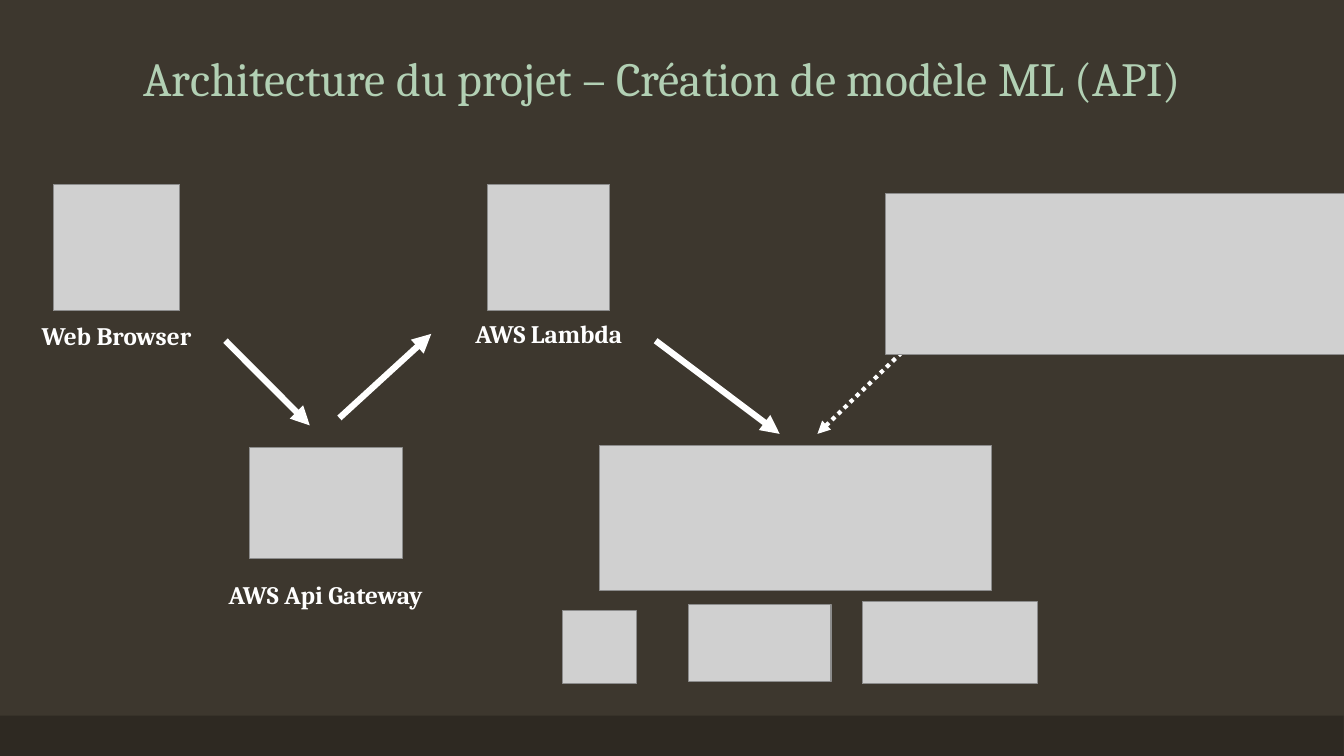
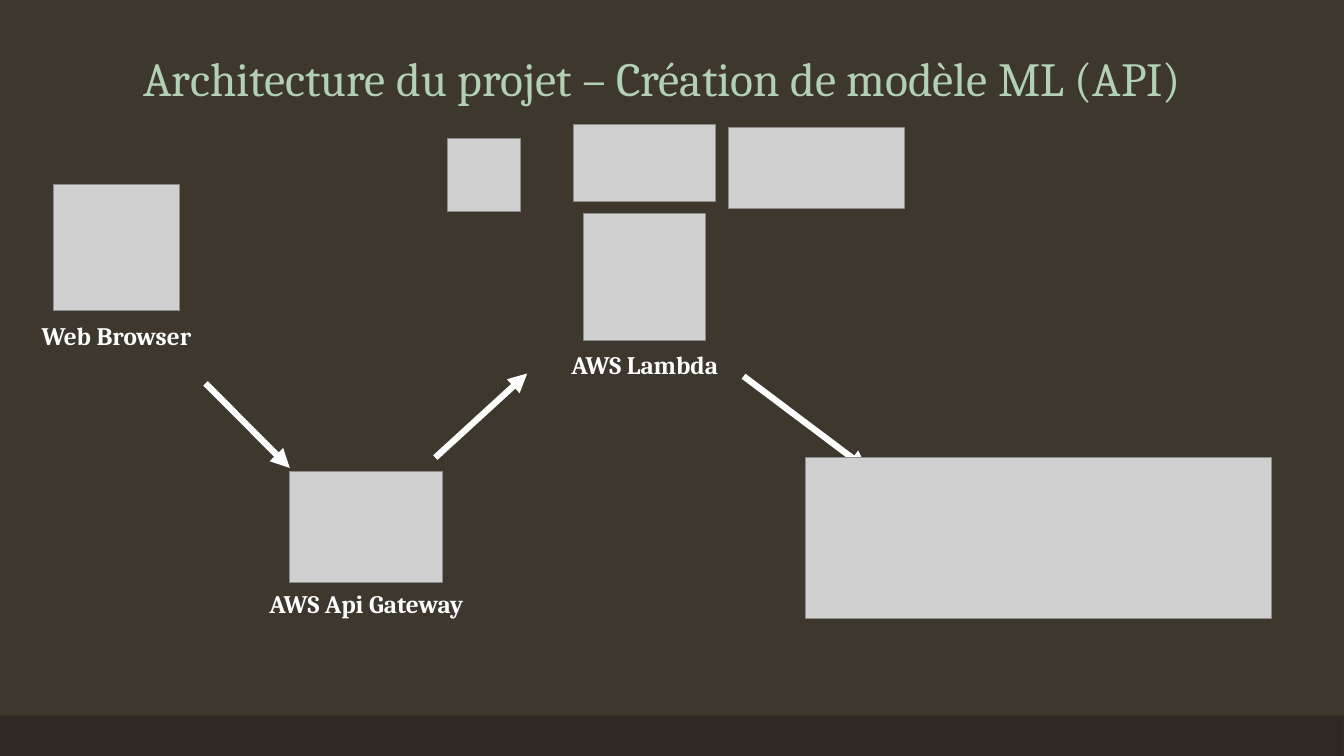
Before and after one commit to natane07/PA-4ESGI, a slide deck: slide 7 of PPT/MyImmo - Seance 3.pptx. Drawn at 1344x756 pixels with LibreOffice and Linux fonts; fonts in the diff are those of the drawing; grey boxes stand for pictures. Boxes give left, top, right and bottom in pixels: in the first picture for what was removed or moved away, otherwise in the second. Text is boxed around its words. In the diff, an @@ line names an element or a change of style, - is before the commit and + after.

```diff
--- a/PPT/MyImmo - Seance 3.pptx
+++ b/PPT/MyImmo - Seance 3.pptx
@@ picture moved from (x1=563, y1=611, x2=636, y2=685) to (x1=448, y1=139, x2=521, y2=213) @@
@@ picture moved from (x1=689, y1=605, x2=831, y2=682) to (x1=574, y1=125, x2=716, y2=202) @@
@@ picture moved from (x1=862, y1=602, x2=1037, y2=684) to (x1=729, y1=127, x2=904, y2=209) @@
@@ picture moved from (x1=488, y1=185, x2=610, y2=312) to (x1=584, y1=214, x2=706, y2=341) @@
@@ text "AWS Lambda" moved from (x1=475, y1=325, x2=622, y2=343) to (x1=571, y1=356, x2=718, y2=374) @@
@@ double arrow removed from (818, 434) to (925, 331) @@
@@ arrow moved from (226, 341) - (310, 425) to (206, 383) - (289, 468) @@
@@ arrow moved from (340, 418) - (432, 334) to (436, 458) - (527, 374) @@
@@ arrow moved from (655, 341) - (780, 434) to (744, 376) - (868, 470) @@
@@ picture removed at (x1=600, y1=446, x2=991, y2=592) @@
@@ picture moved from (x1=249, y1=448, x2=402, y2=559) to (x1=289, y1=471, x2=443, y2=582) @@
@@ picture resized from (x1=886, y1=194, x2=1344, y2=354) to (x1=806, y1=458, x2=1271, y2=618) @@
@@ text "AWS Api Gateway" moved from (x1=229, y1=586, x2=422, y2=610) to (x1=269, y1=595, x2=463, y2=619) @@
```
Also in this commit, not shown: 2 other slides changed, 9 other files.
